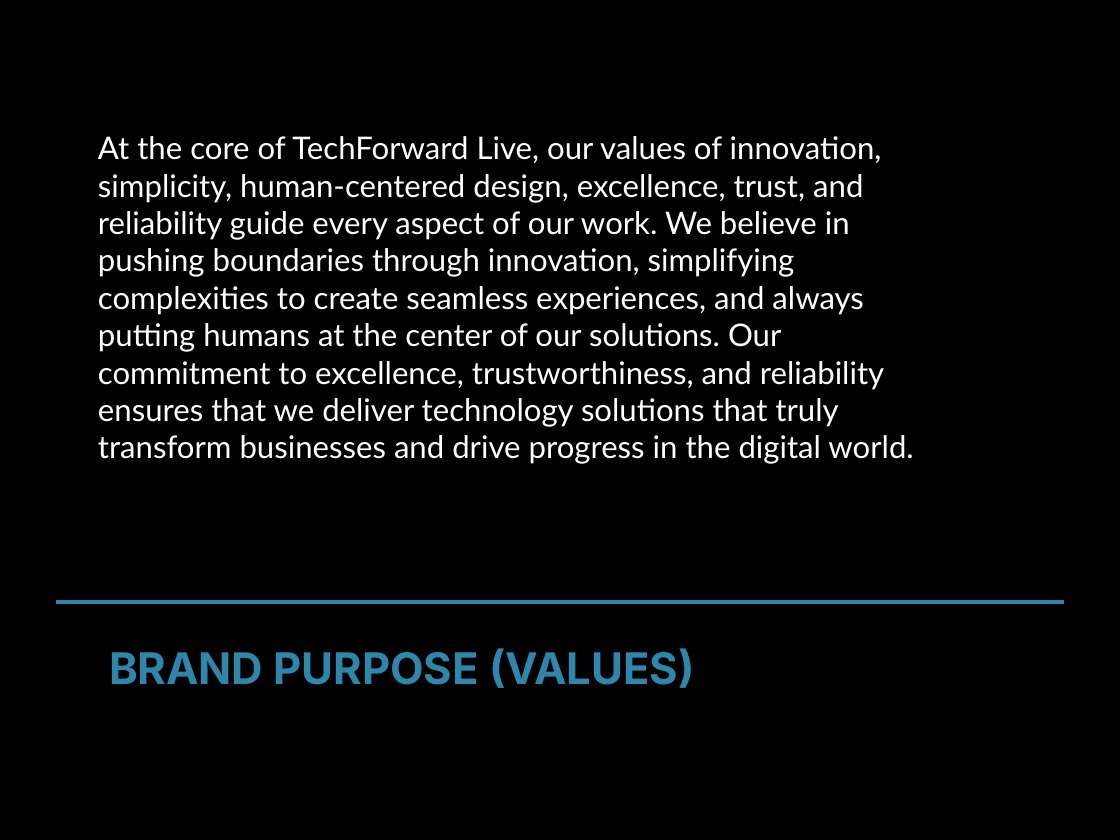
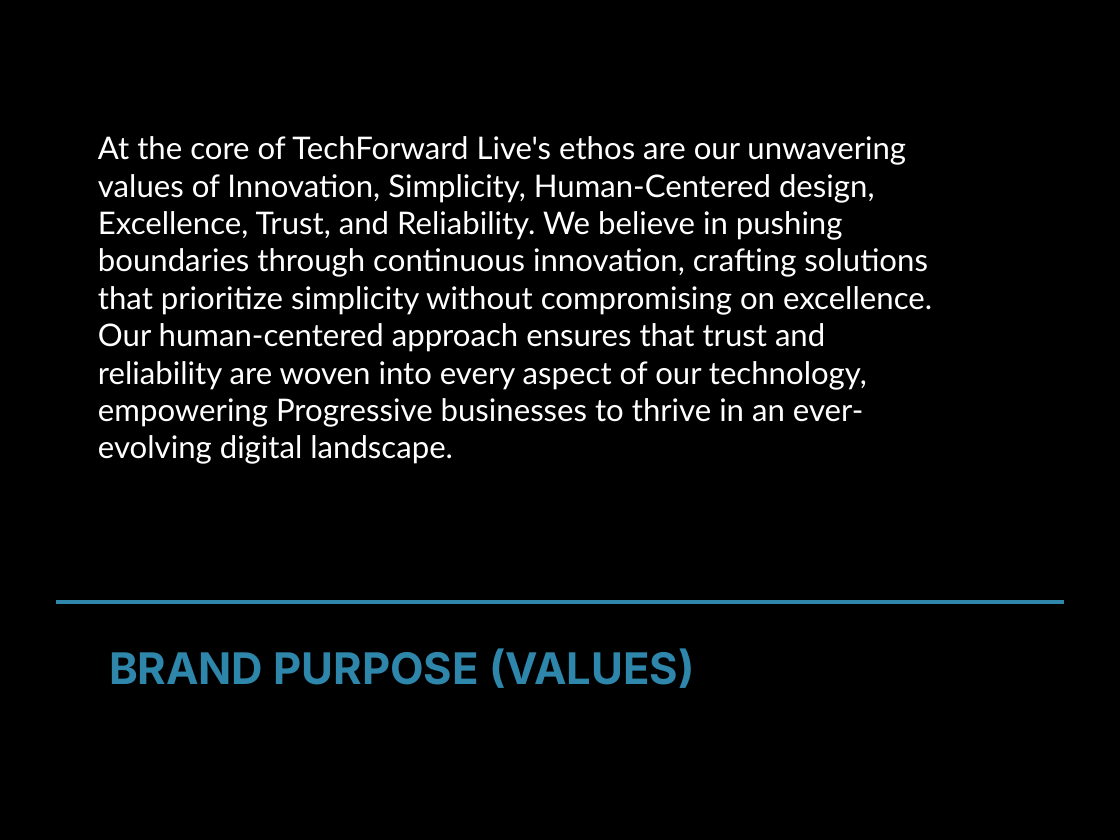
Before and after one commit to md-anas-sabah/brand_book_generator_crewai, a slide deck: slide 6 of output/techforward_live/techforward_live_enhanced_brand_book.pptx. Drawn at 1120x840 pixels with LibreOffice and Linux fonts; fonts in the diff are those of the drawing. Boxes give left, top, right and bottom in pixels: in the first picture for what was removed or moved away, otherwise in the second. Text is boxed around its words. In the diff, an @@ line names an element or a change of style, - is before the commit and + after.

```diff
--- a/output/techforward_live/techforward_live_enhanced_brand_book.pptx
+++ b/output/techforward_live/techforward_live_enhanced_brand_book.pptx
@@ text at (98, 136, 932, 464): text changed @@
-At the core of TechForward Live, our values of innovation, simplicity, human-centered design, excellence, trust, and reliability guide every aspect of our work. We believe in pushing boundaries through innovation, simplifying complexities to create seamless experiences, and always putting humans at the center of our solutions. Our commitment to excellence, trustworthiness, and reliability ensures that we deliver technology solutions that truly transform businesses and drive progress in the digital world.
+At the core of TechForward Live's ethos are our unwavering values of Innovation, Simplicity, Human-Centered design, Excellence, Trust, and Reliability. We believe in pushing boundaries through continuous innovation, crafting solutions that prioritize simplicity without compromising on excellence. Our human-centered approach ensures that trust and reliability are woven into every aspect of our technology, empowering Progressive businesses to thrive in an ever-evolving digital landscape.
```
Also in this commit, not shown: 7 other slides changed, 1 other file.
